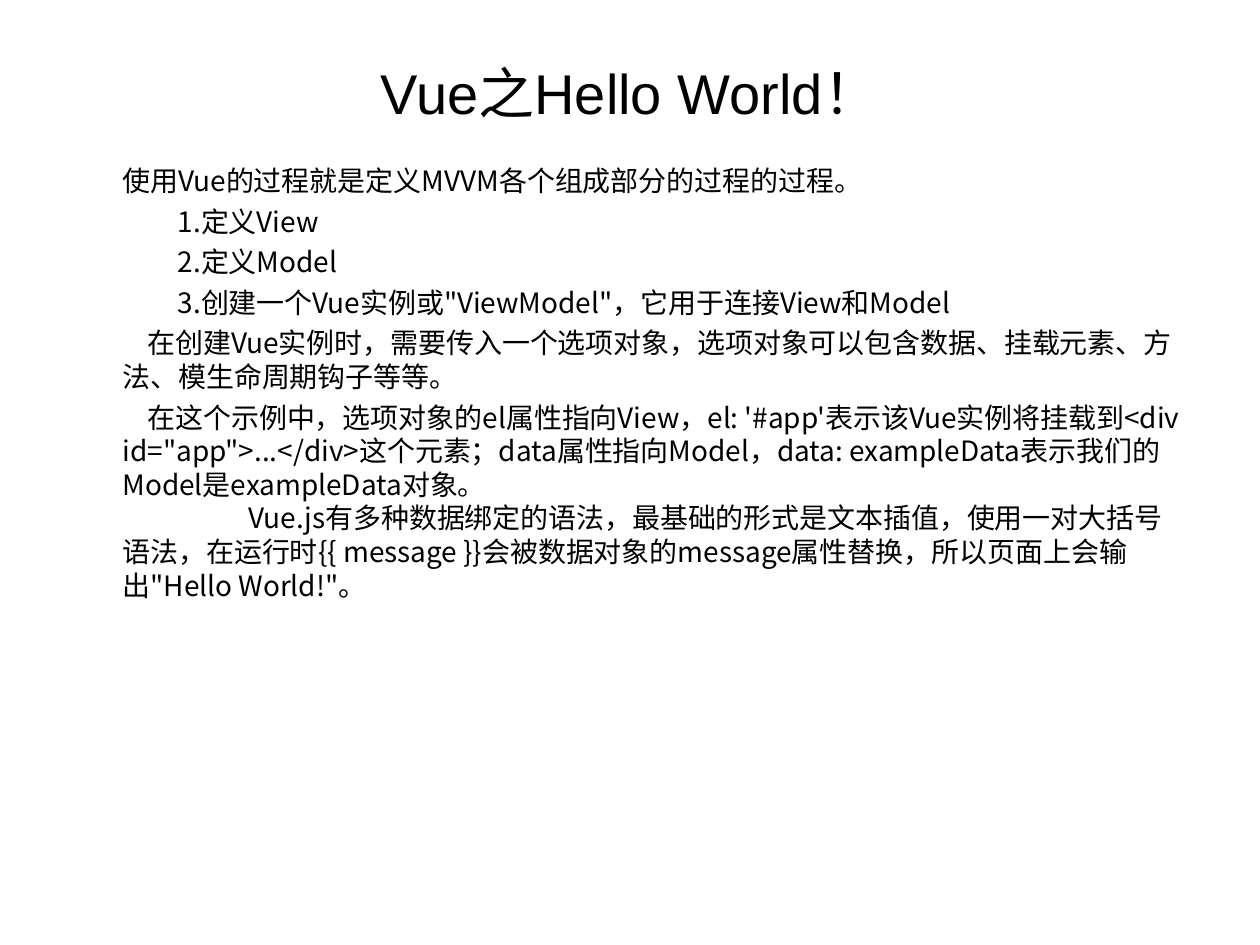
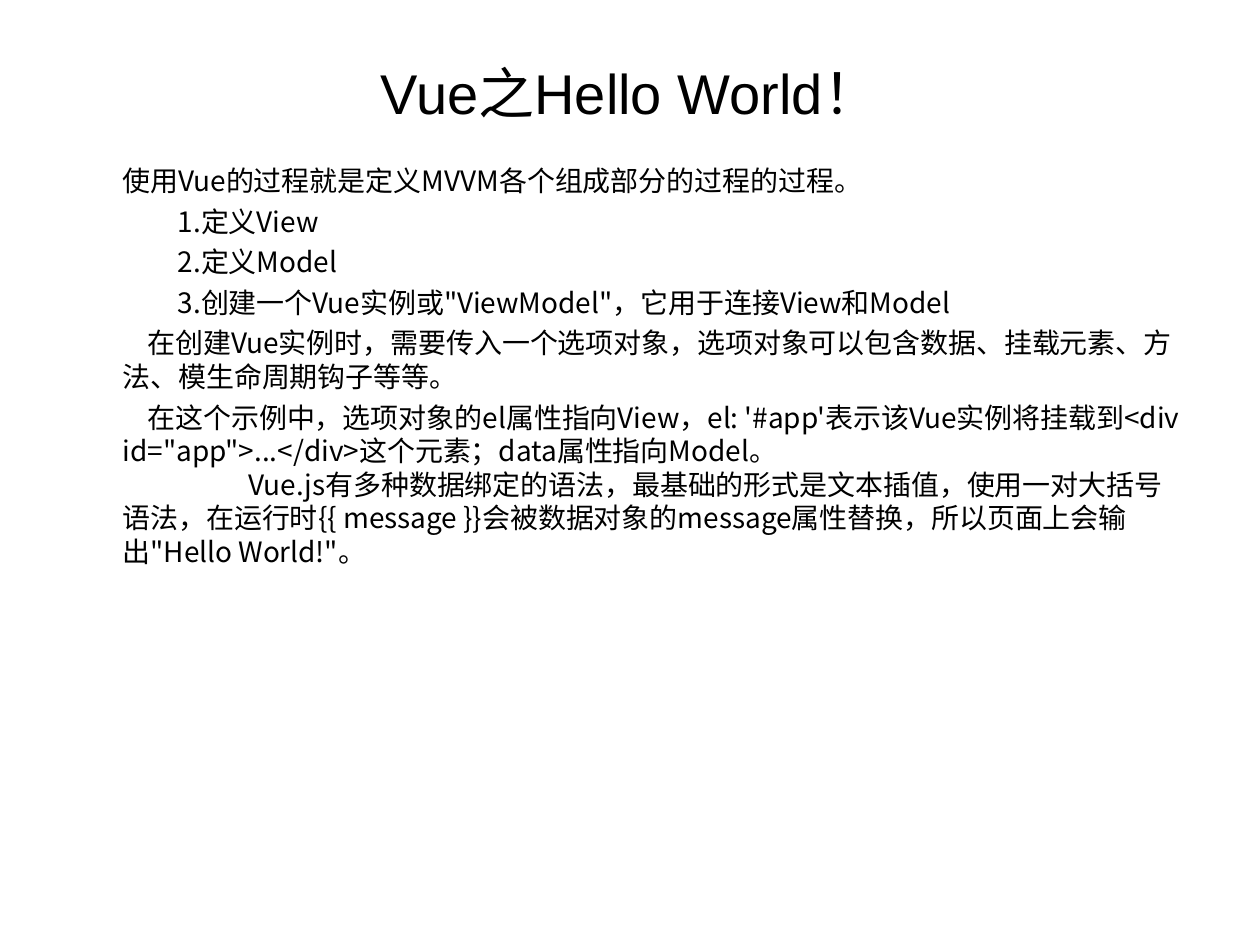
Before and after one commit to zhang13/VueLearn, a slide deck: slide 13 of doc/Vue入坑指南.ppt. Drawn at 1260x945 pixels with LibreOffice and Linux fonts; fonts in the diff are those of the drawing. Boxes give left, top, right and bottom in pixels: in the first picture for what was removed or moved away, otherwise in the second. Text is boxed around its words. In the diff, an @@ line names an element or a change of style, - is before the commit and + after.

```diff
--- a/doc/Vue入坑指南.ppt
+++ b/doc/Vue入坑指南.ppt
@@ text at (123,404,1179,565): text changed @@
-在这个示例中，选项对象的el属性指向View，el: '#app'表示该Vue实例将挂载到<div id="app">...</div>这个元素；data属性指向Model，data: exampleData表示我们的Model是exampleData对象。
-Vue.js有多种数据绑定的语法，最基础的形式是文本插值，使用一对大括号语法，在运行时{{ message }}会被数据对象的message属性替换，所以页面上会输出"Hello World!"。
+在这个示例中，选项对象的el属性指向View，el: '#app'表示该Vue实例将挂载到<div id="app">...</div>这个元素；data属性指向Model。
+Vue.js有多种数据绑定的语法，最基础的形式是文本插值，使用一对大括号语法，在运行时{{ message }}会被数据对象的message属性替换，所以页面上会输出"Hello World!"。
```
Also in this commit, not shown: 1 other slide changed, 6 slides added, 1 slide removed, 10 other files.
